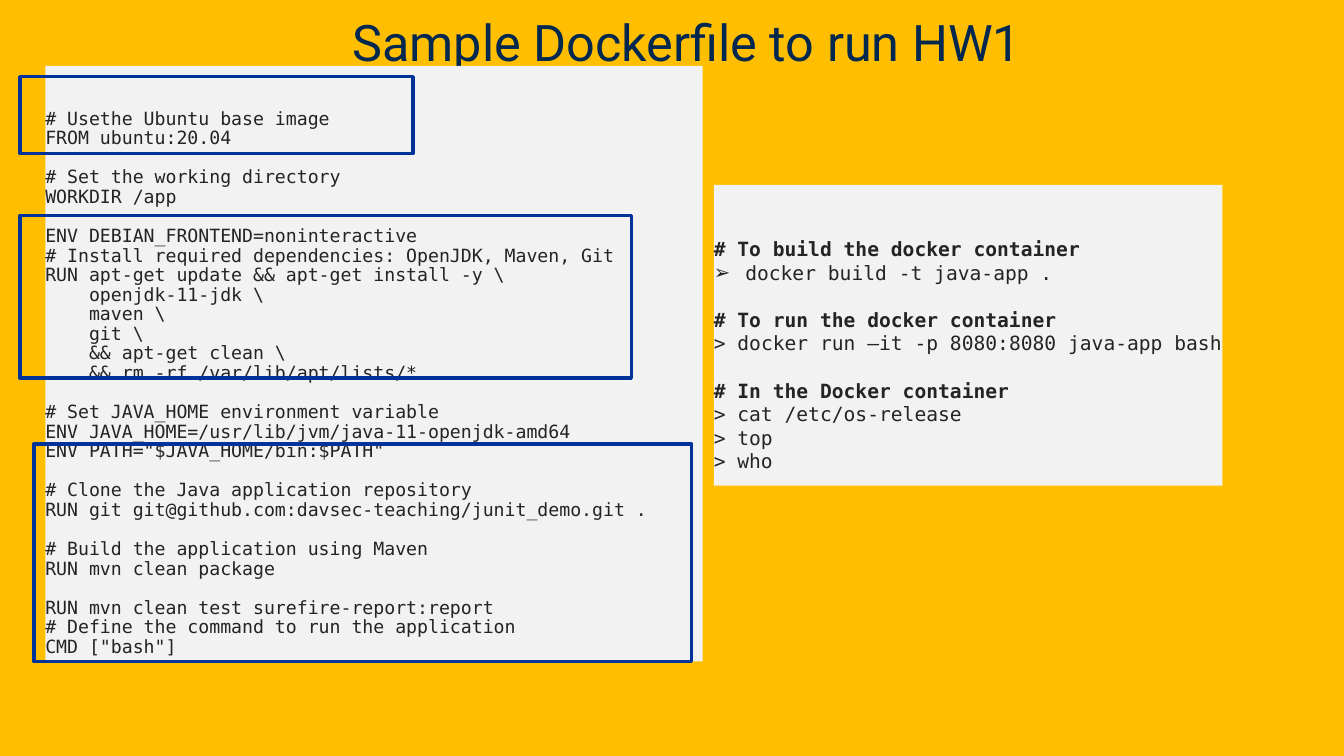
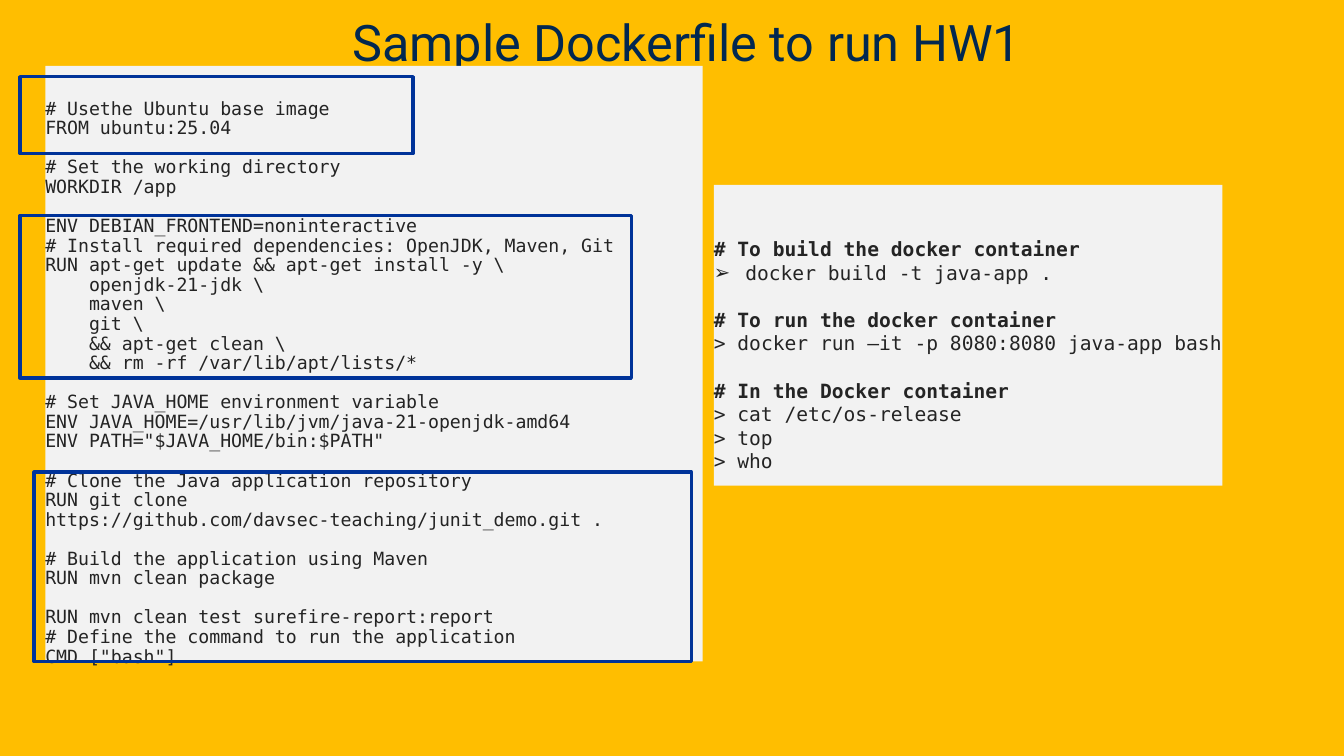
Before and after one commit to davsec-teaching/ecs160-f25, a slide deck: slide 33 of slides/4_unit_testing_mocking_frameworks_CI.pptx (slide 32 before the commit). Drawn at 1344x756 pixels with LibreOffice and Linux fonts; fonts in the diff are those of the drawing; background and template pictures are left out. Boxes give left, top, right and bottom in pixels: in the first picture for what was removed or moved away, otherwise in the second. Text is boxed around its words. In the diff, an @@ line names an element or a change of style, - is before the commit and + after.

Commit message:
update slides

```diff
--- a/slides/4_unit_testing_mocking_frameworks_CI.pptx
+++ b/slides/4_unit_testing_mocking_frameworks_CI.pptx
@@ text at [45,120,231,139]: text changed @@
-FROM ubuntu:20.04
+FROM ubuntu:25.04
@@ text at [89,277,242,295]: text changed @@
-openjdk-11-jdk \
+openjdk-21-jdk \
@@ text at [45,413,570,432]: text changed @@
-ENV JAVA_HOME=/usr/lib/jvm/java-11-openjdk-amd64
+ENV JAVA_HOME=/usr/lib/jvm/java-21-openjdk-amd64
@@ rectangle: place and size @@
-rectangle at [34,444,692,661]
+rectangle at [34,472,692,661]
@@ text at [45,492,581,530]: text changed @@
-RUN git git@github.com:davsec-teaching/junit_demo.git .
+RUN git clone https://github.com/davsec-teaching/junit_demo.git .
```
Also in this commit, not shown: 1 other slide changed, 2 slides added.
